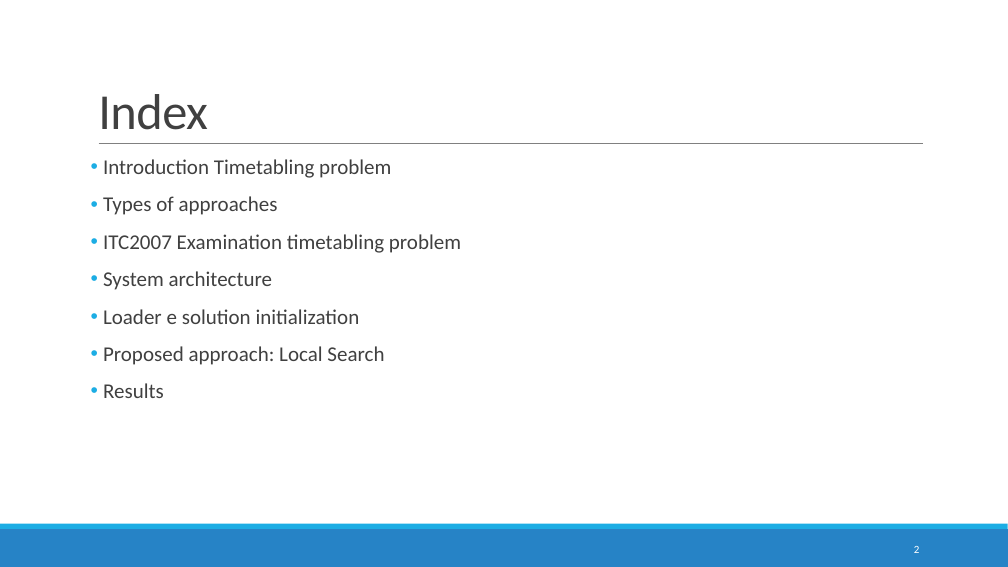
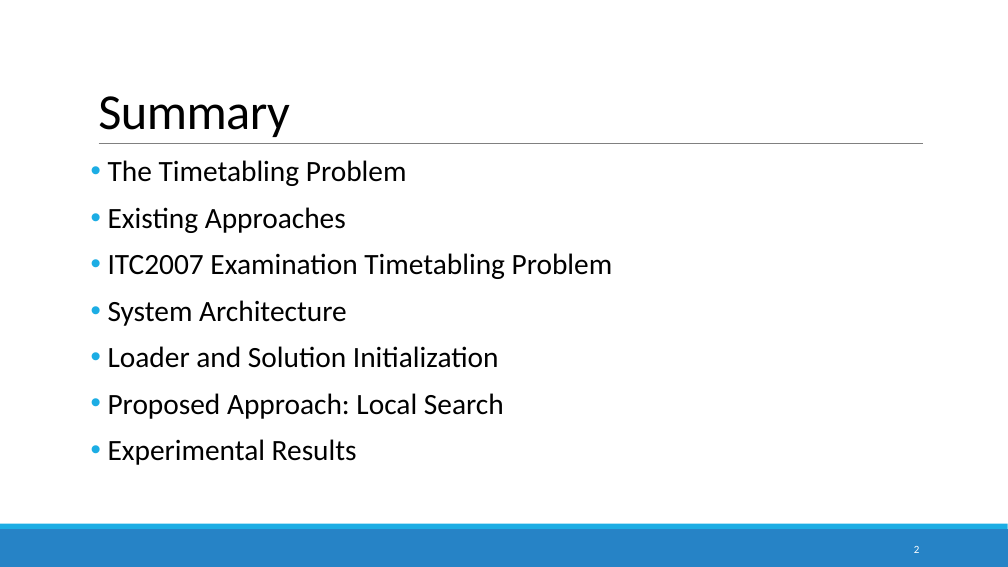
Before and after one commit to devilsdante/isel-examtimetabling-2014-2015, a slide deck: slide 2 of doc/Apresentação Oral/Examination Timetabling Automation using Hybrid Meta-heuristics.pptx. Drawn at 1008x567 pixels with LibreOffice and Linux fonts; fonts in the diff are those of the drawing. Boxes give left, top, right and bottom in pixels: in the first picture for what was removed or moved away, otherwise in the second. Text is boxed around its words. In the diff, an @@ line names an element or a change of style, - is before the commit and + after.

```diff
--- a/doc/Apresentação Oral/Examination Timetabling Automation using Hybrid Meta-heuristics.pptx
+++ b/doc/Apresentação Oral/Examination Timetabling Automation using Hybrid Meta-heuristics.pptx
@@ title at [98, 96, 290, 137]: text changed; text colour #404040 to #000000 @@
-Index
+Summary
@@ text at [108, 160, 613, 465]: text changed; size 20 to 28 pt; text colour #404040 to #000000 @@
-• Introduction Timetabling problem
-• Types of approaches
-• ITC2007 Examination timetabling problem
-• System architecture
-• Loader e solution initialization
-• Proposed approach: Local Search
-• Results
+• The Timetabling Problem
+• Existing Approaches
+• ITC2007 Examination Timetabling Problem
+• System Architecture
+• Loader and Solution Initialization
+• Proposed Approach: Local Search
+• Experimental Results
```
Also in this commit, not shown: 22 other slides changed, 3 slides added, 4 other files.
